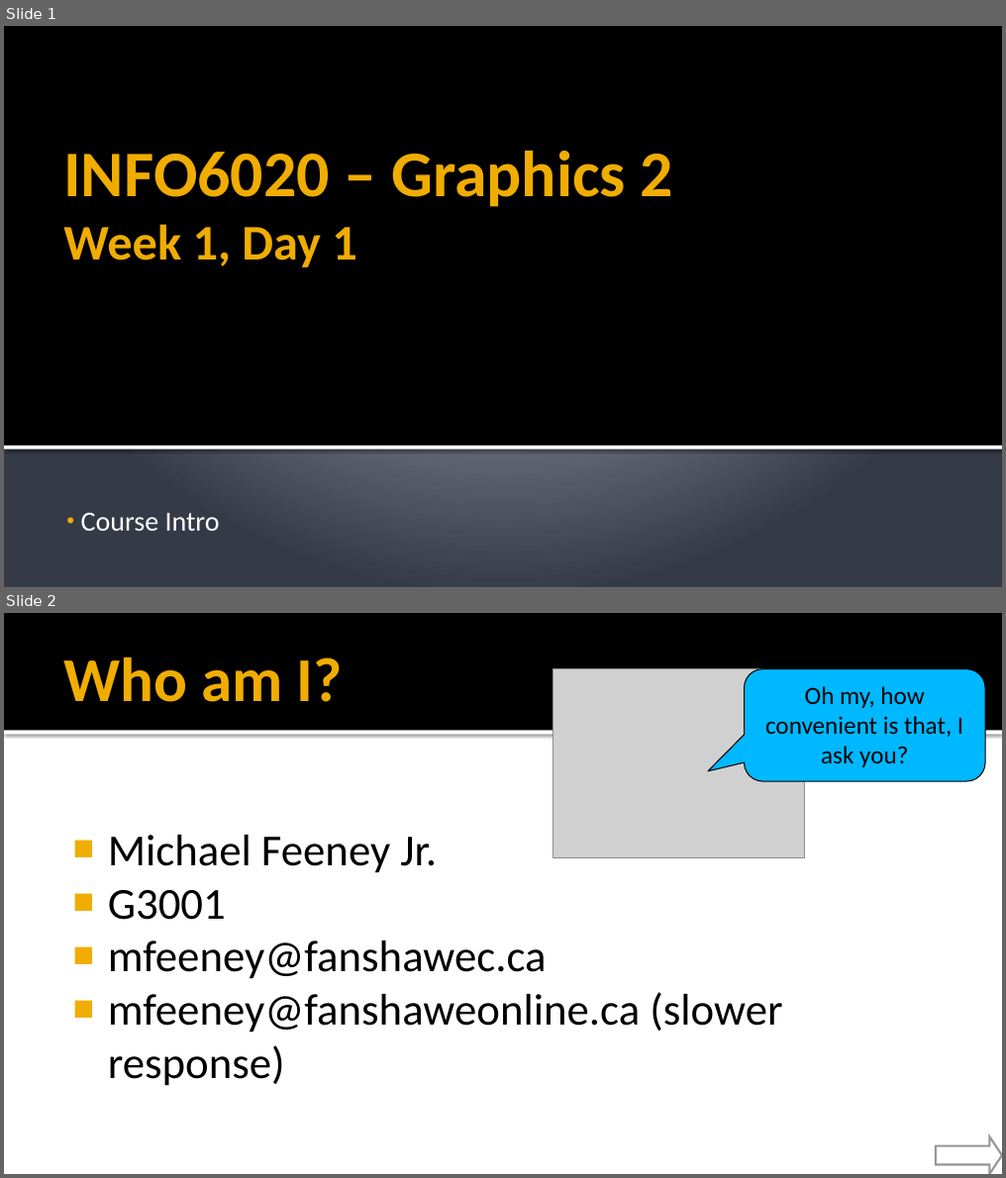
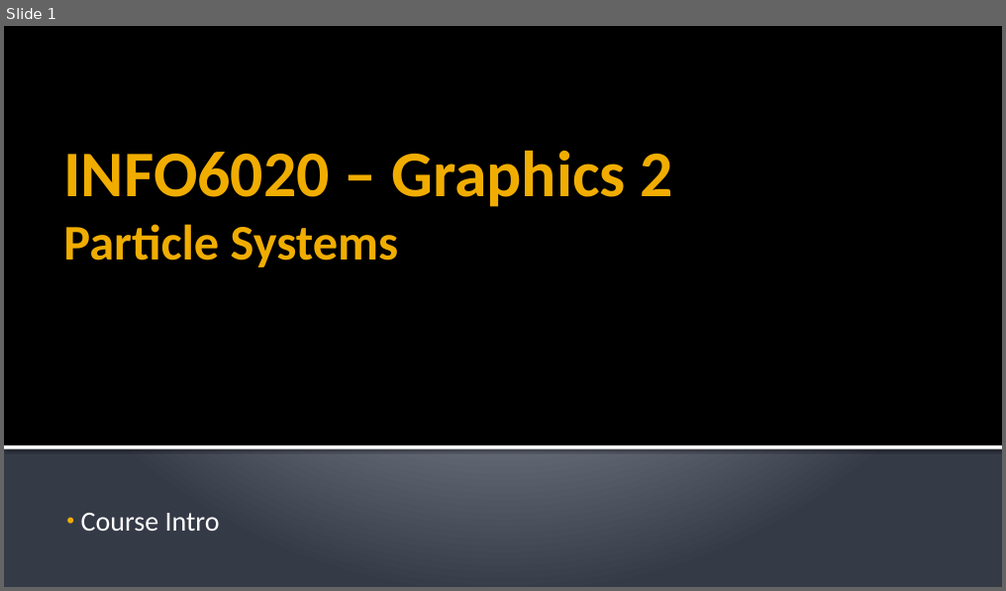
Before and after one commit to FeeneyCodes/GDP202324, a slide deck: 6020_Graph_2/D2D/W01/Week_01/Particle_Systems.pptx. Shown one above the other, each under a label of ours: slides 1 and 2 before the commit, slide 1 after it. The pictures are 1006x1178 and 1006x591 pixels, drawn with LibreOffice and Linux fonts; fonts in the diff are those of the drawing; grey boxes stand for pictures. Boxes give left, top, right and bottom in pixels: in the first picture for what was removed or moved away, otherwise in the second. Text is boxed around its words. In the diff, an @@ line names an element or a change of style, - is before the commit and + after.

```diff
--- a/6020_Graph_2/D2D/W01/Week_01/Particle_Systems.pptx
+++ b/6020_Graph_2/D2D/W01/Week_01/Particle_Systems.pptx
@@ slide 2 removed at [4, 613, 1002, 1174], background #FFFFFF @@
@@ rectangle removed at [4, 613, 1002, 731] @@
@@ title removed at [63, 657, 343, 702] @@
-Who am I?
@@ picture removed at [552, 668, 804, 858] @@
@@ rounded speech box removed at [745, 668, 986, 780] @@
-Oh my, how convenient is that, I ask you?
@@ rectangle removed at [4, 731, 1002, 735] @@
@@ text removed at [108, 835, 782, 1086] @@
-■ Michael Feeney Jr.
-■ G3001
-■ mfeeney@fanshawec.ca
-■ mfeeney@fanshaweonline.ca (slower response)
@@ right arrow removed at [935, 1137, 1002, 1174] @@
@@ slide 1 changed as well @@
@@ title at [63, 150, 673, 268]: text changed @@
-INFO6020 – Graphics 2
-Week 1, Day 1
+INFO6020 – Graphics 2
+Particle Systems
```
Also in this commit, not shown: 2 slides added, 5 other slides removed, 17 other files.
